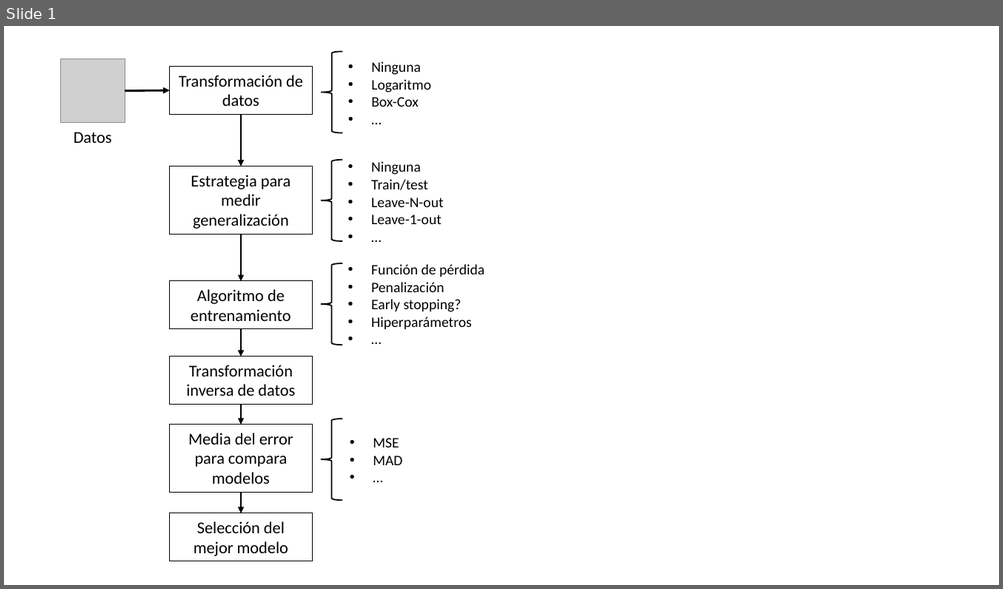
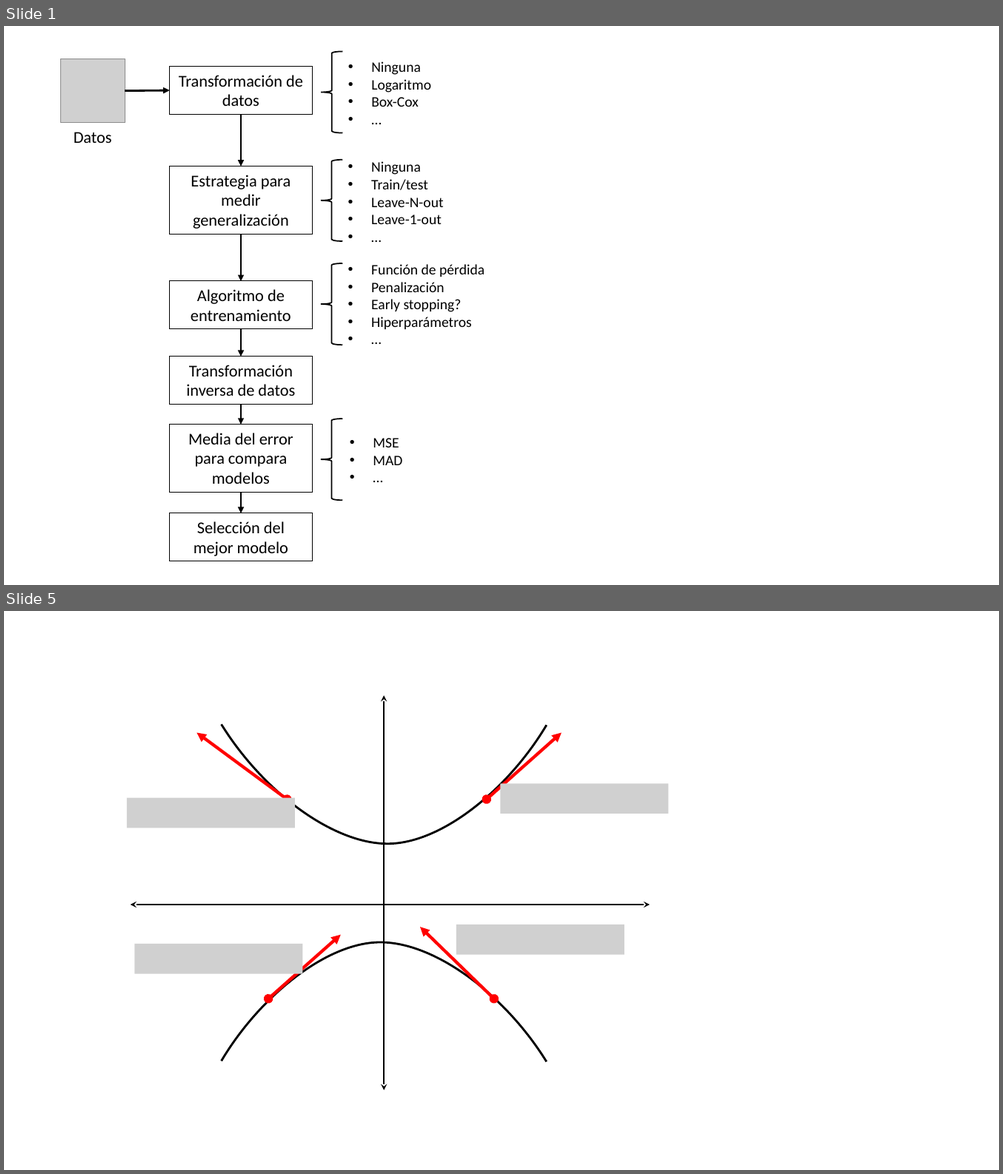
Before and after one commit to jdvelasq/courses-source, a slide deck: notebooks/sklearn/fundamentals/assets/aprendizaje.pptx. Shown one above the other, each under a label of ours: slide 1 before the commit, slides 1 and 5 after it; the slides between them are not shown. The pictures are 1003x589 and 1003x1174 pixels, drawn with LibreOffice and Linux fonts; fonts in the diff are those of the drawing; grey boxes stand for pictures. Boxes give left, top, right and bottom in pixels: in the first picture for what was removed or moved away, otherwise in the second. Text is boxed around its words. In the diff, an @@ line names an element or a change of style, - is before the commit and + after.

```diff
--- a/notebooks/sklearn/fundamentals/assets/aprendizaje.pptx
+++ b/notebooks/sklearn/fundamentals/assets/aprendizaje.pptx
@@ slide 5 added at (4,611,999,1170), background #FFFFFF @@
@@ double arrow added from (384, 1091) to (384, 695), #000000 1.25 pt @@
@@ double arrow added from (196, 732) to (287, 800), #FF0000 3 pt @@
@@ freeform shape added at (221,724,546,844), outline #000000 2 pt @@
@@ double arrow added from (561, 732) to (486, 800), #FF0000 3 pt @@
@@ picture added at (500,784,668,814) @@
@@ picture added at (127,798,295,828) @@
@@ double arrow added from (649, 905) to (130, 905), #000000 1.25 pt @@
@@ freeform shape added at (221,943,546,1062), outline #000000 2 pt @@
@@ double arrow added from (341, 935) to (268, 999), #FF0000 3 pt @@
@@ double arrow added from (421, 927) to (494, 999), #FF0000 3 pt @@
@@ picture added at (456,925,624,955) @@
@@ picture added at (134,944,302,974) @@
```
Also in this commit, not shown: 4 other slides added, 49 other files.
